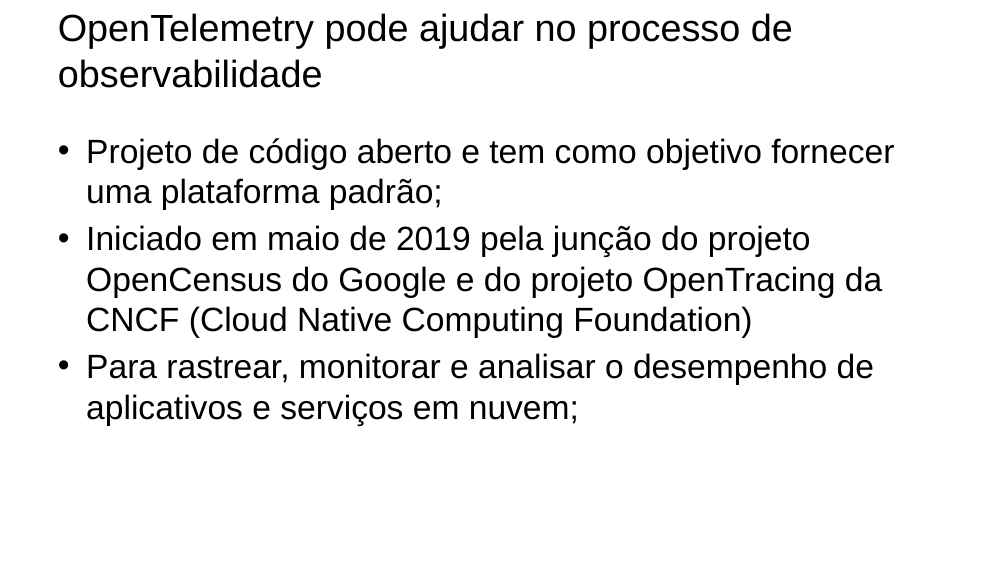
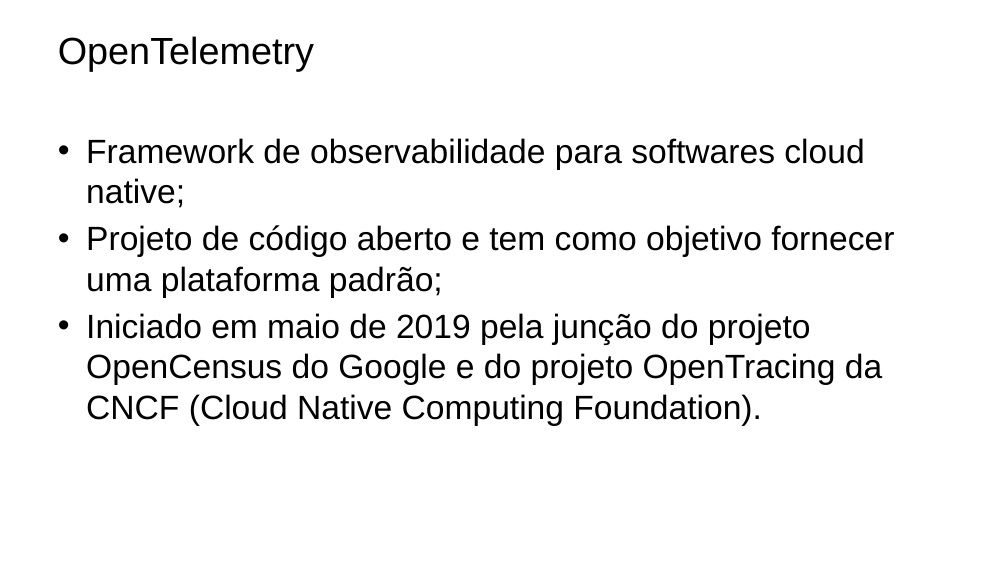
Before and after one commit to osniantonio/dotnetchapter01, a slide deck: slide 8 of ObservabilidadeDotnet.pptx (slide 6 before the commit). Drawn at 1008x567 pixels with LibreOffice and Linux fonts; fonts in the diff are those of the drawing; background and template pictures are left out. Boxes give left, top, right and bottom in pixels: in the first picture for what was removed or moved away, otherwise in the second. Text is boxed around its words. In the diff, an @@ line names an element or a change of style, - is before the commit and + after.

Commit message:
Parte prática ajustada com trace do OpenTelemetry

```diff
--- a/ObservabilidadeDotnet.pptx
+++ b/ObservabilidadeDotnet.pptx
@@ title at (58, 36, 314, 71): text changed @@
-OpenTelemetry pode ajudar no processo de observabilidade
+OpenTelemetry
@@ text at (86, 138, 864, 208): paragraph added @@
+• Framework de observabilidade para softwares cloud native;
@@ text at (86, 313, 882, 426): text changed @@
-• Iniciado em maio de 2019 pela junção do projeto OpenCensus do Google e do projeto OpenTracing da CNCF (Cloud Native Computing Foundation)
-• Para rastrear, monitorar e analisar o desempenho de aplicativos e serviços em nuvem;
+• Iniciado em maio de 2019 pela junção do projeto OpenCensus do Google e do projeto OpenTracing da CNCF (Cloud Native Computing Foundation).
```
Also in this commit, not shown: 2 other slides changed, 2 slides added, 22 other files.
